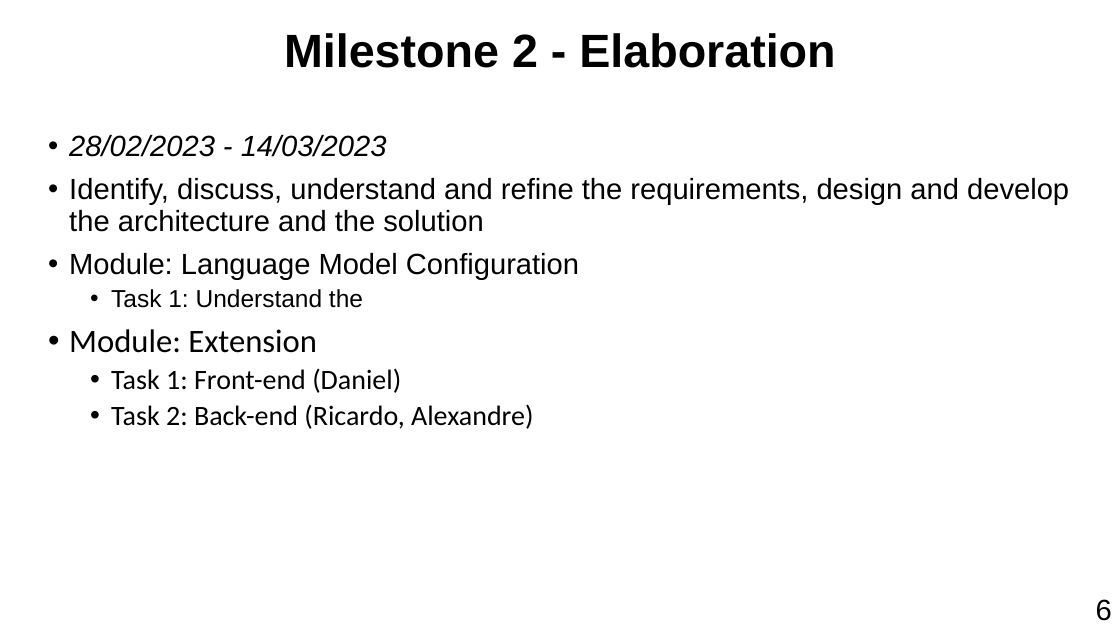
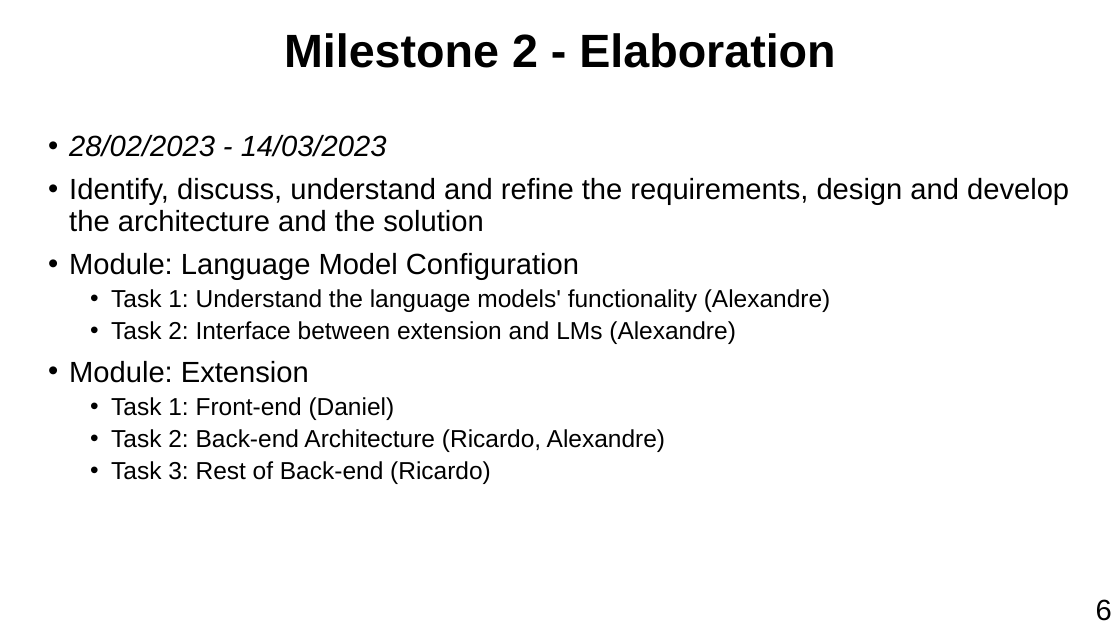
Before and after one commit to zzzzz151/AI-text-detector, a slide deck: slide 6 of PresentationInception.pptx. Drawn at 1120x630 pixels with LibreOffice and Linux fonts; fonts in the diff are those of the drawing. Boxes give left, top, right and bottom in pixels: in the first picture for what was removed or moved away, otherwise in the second. Text is boxed around its words. In the diff, an @@ line names an element or a change of style, - is before the commit and + after.

Commit message:
Updated presentation

```diff
--- a/PresentationInception.pptx
+++ b/PresentationInception.pptx
@@ text at [111,289,831,344]: text changed @@
-  • Task 1: Understand the
+  • Task 1: Understand the language models' functionality (Alexandre)
+  • Task 2: Interface between extension and LMs (Alexandre)
@@ text at [69,361,395,420]: size 28 to 25 pt in "Module: Extension"; font Calibri to Arial in "Module: Extension", "Task 1: Front-end (Daniel)"; size 24 to 21 pt in "Task 1: Front-end (Daniel)" @@
@@ text at [111,429,665,484]: text changed; size 24 to 21 pt; font Calibri to Arial @@
-  • Task 2: Back-end (Ricardo, Alexandre)
+  • Task 2: Back-end Architecture (Ricardo, Alexandre)
+  • Task 3: Rest of Back-end (Ricardo)
```
Also in this commit, not shown: 1 other slide changed.
